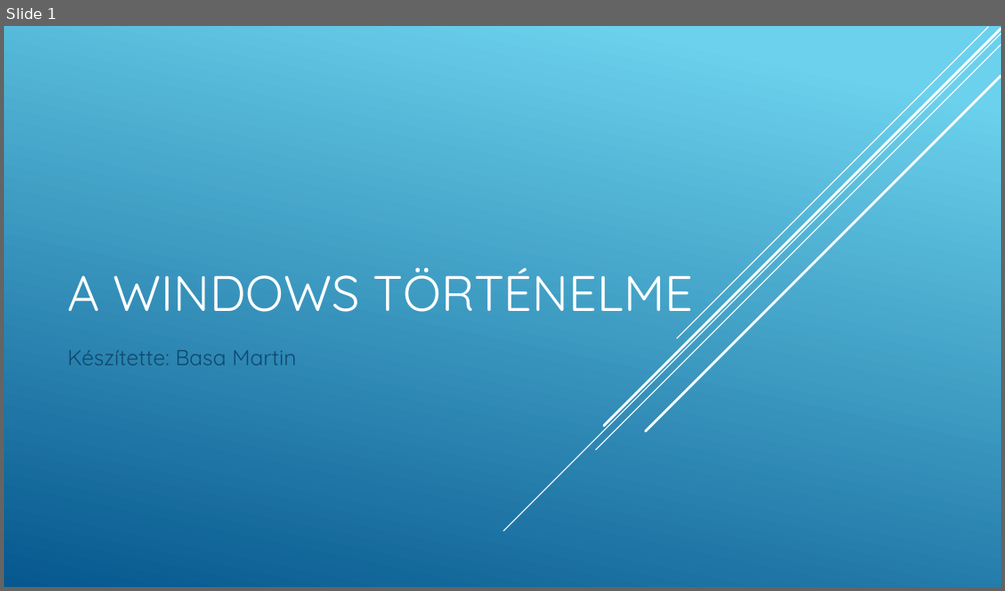
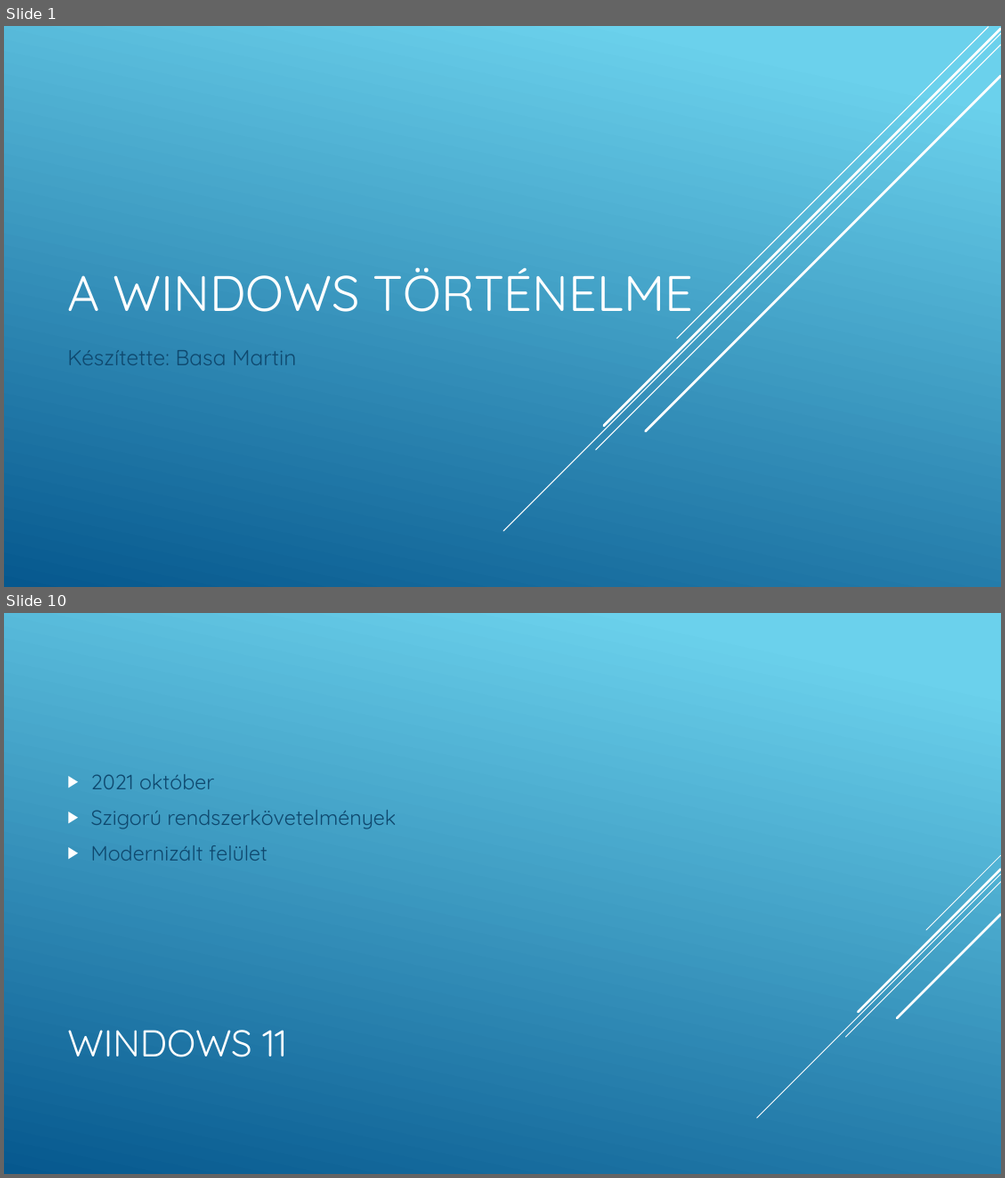
Before and after one commit to Martinanevem/ppt, a slide deck: A Windows történelme.pptx. Shown one above the other, each under a label of ours: slide 1 before the commit, slides 1 and 10 after it; the slides between them are not shown. The pictures are 1005x591 and 1005x1178 pixels, drawn with LibreOffice and Linux fonts; fonts in the diff are those of the drawing. Boxes give left, top, right and bottom in pixels: in the first picture for what was removed or moved away, otherwise in the second. Text is boxed around its words. In the diff, an @@ line names an element or a change of style, - is before the commit and + after.

```diff
--- a/A Windows történelme.pptx
+++ b/A Windows történelme.pptx
@@ slide 10 added at [4, 613, 1001, 1174], background gradient #6ED2EB to #06588E @@
@@ text added at [91, 774, 396, 860], 20 pt, text #0F496F @@
+▶ 2021 október
+▶ Szigorú rendszerkövetelmények
+▶ Modernizált felület
@@ group added at [757, 855, 1001, 1118]: 5 lines @@
@@ title added at [67, 1030, 287, 1057], 36 pt, text #FFFFFF @@
+WINDOWS 11
```
Also in this commit, not shown: 1 slide changed, 7 other slides added, 2 slides removed.
